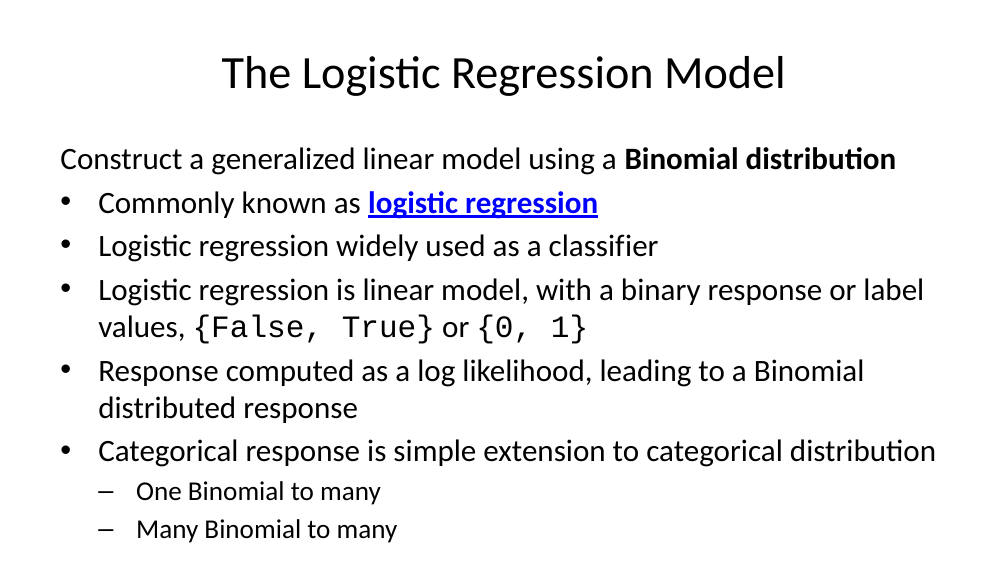
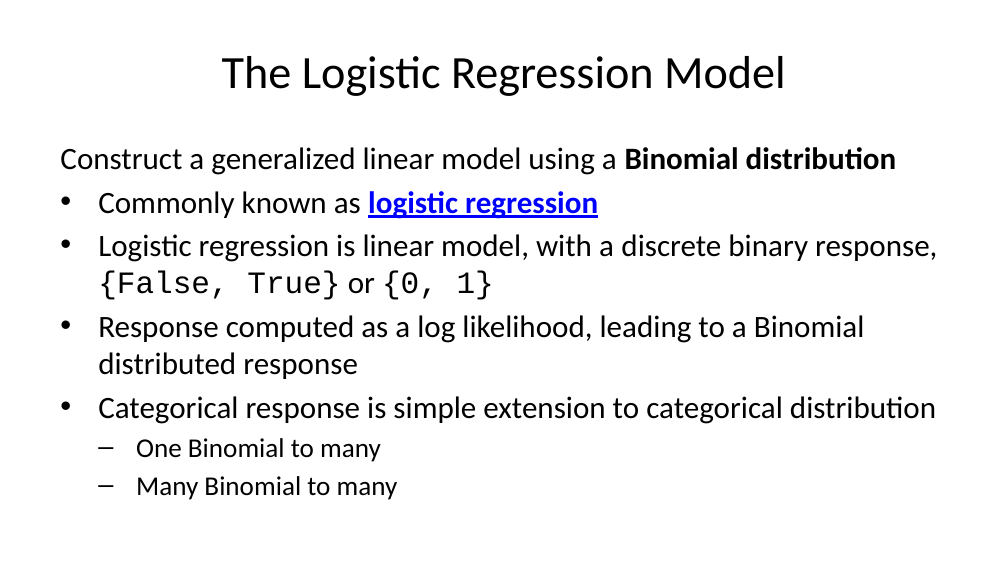
Before and after one commit to StephenElston/CSCI-E-83, a slide deck: slide 28 of LectureSlides/09_GeneralizingTheLinearModel.pptx. Drawn at 1008x567 pixels with LibreOffice and Linux fonts; fonts in the diff are those of the drawing. Boxes give left, top, right and bottom in pixels: in the first picture for what was removed or moved away, otherwise in the second. Text is boxed around its words. In the diff, an @@ line names an element or a change of style, - is before the commit and + after.

Commit message:
Updated and corrected slides, addes slides on ordinal regression

```diff
--- a/LectureSlides/09_GeneralizingTheLinearModel.pptx
+++ b/LectureSlides/09_GeneralizingTheLinearModel.pptx
@@ text at [98,234,937,300]: text changed @@
-• Logistic regression widely used as a classifier
-• Logistic regression is linear model, with a binary response or label values, {False, True} or {0, 1}
+• Logistic regression is linear model, with a discrete binary response, {False, True} or {0, 1}
```
Also in this commit, not shown: 4 slides added.
